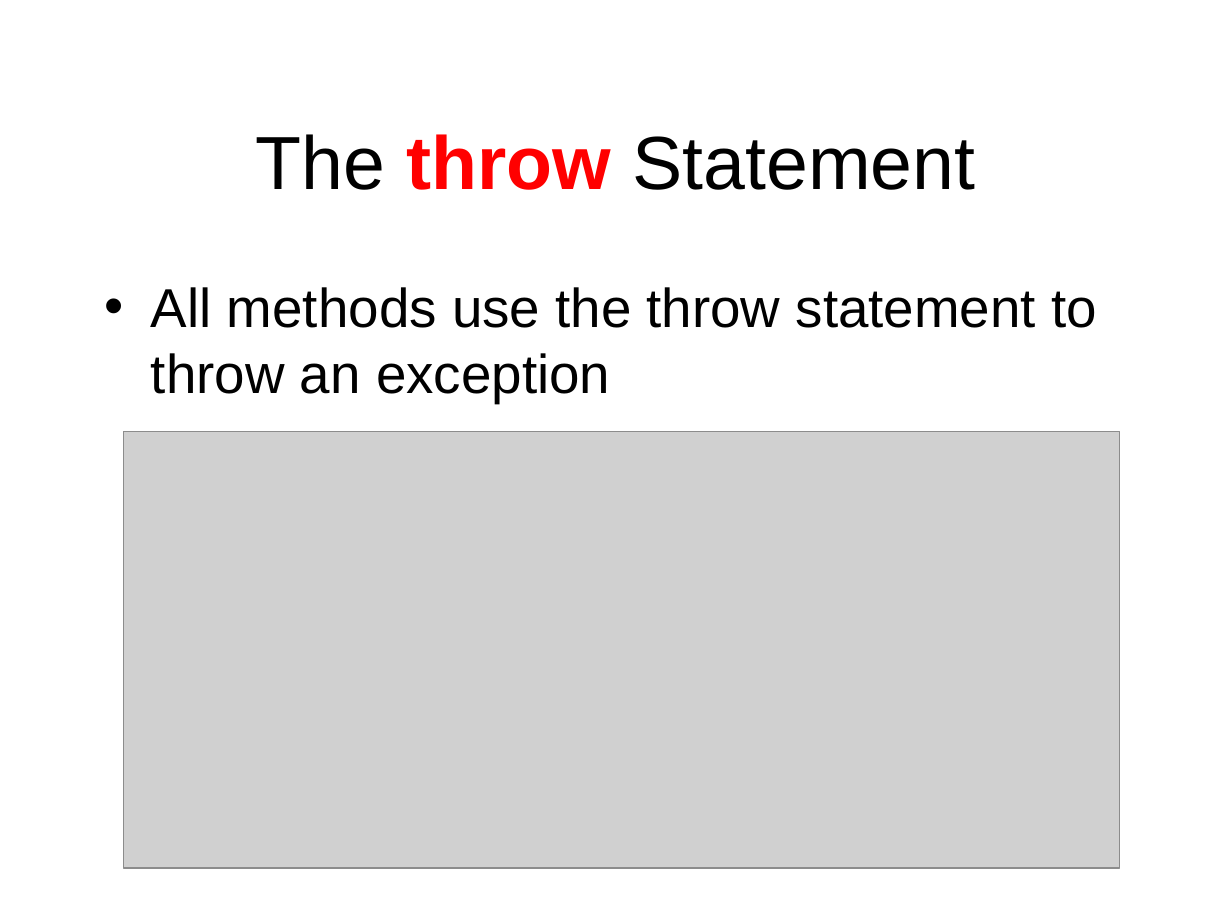
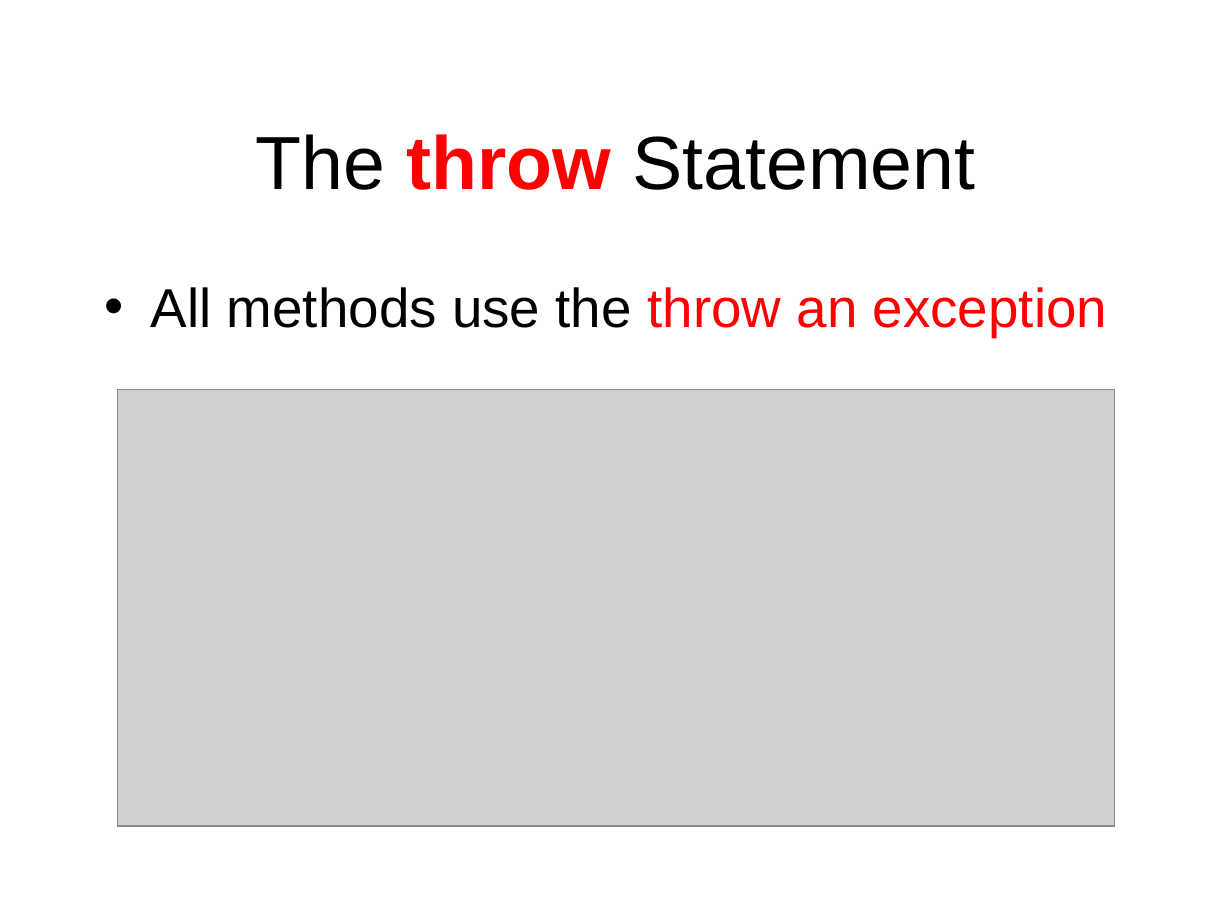
Before and after one commit to octaviordz/zjnu2017.github.io, a slide deck: slide 28 of OOP/lectures/060--Internal.Classes.and.Exceptions.pptx. Drawn at 1232x924 pixels with LibreOffice and Linux fonts; fonts in the diff are those of the drawing; grey boxes stand for pictures. Boxes give left, top, right and bottom in pixels: in the first picture for what was removed or moved away, otherwise in the second. Text is boxed around its words. In the diff, an @@ line names an element or a change of style, - is before the commit and + after.

```diff
--- a/OOP/lectures/060--Internal.Classes.and.Exceptions.pptx
+++ b/OOP/lectures/060--Internal.Classes.and.Exceptions.pptx
@@ text at [151, 287, 1107, 337]: text changed @@
-• All methods use the throw statement to throw an exception
+• All methods use the throw an exception
@@ picture: place and size @@
-picture at [123, 431, 1120, 869]
+picture at [118, 389, 1115, 827]
```
Also in this commit, not shown: 15 other slides changed, 1 other file.
